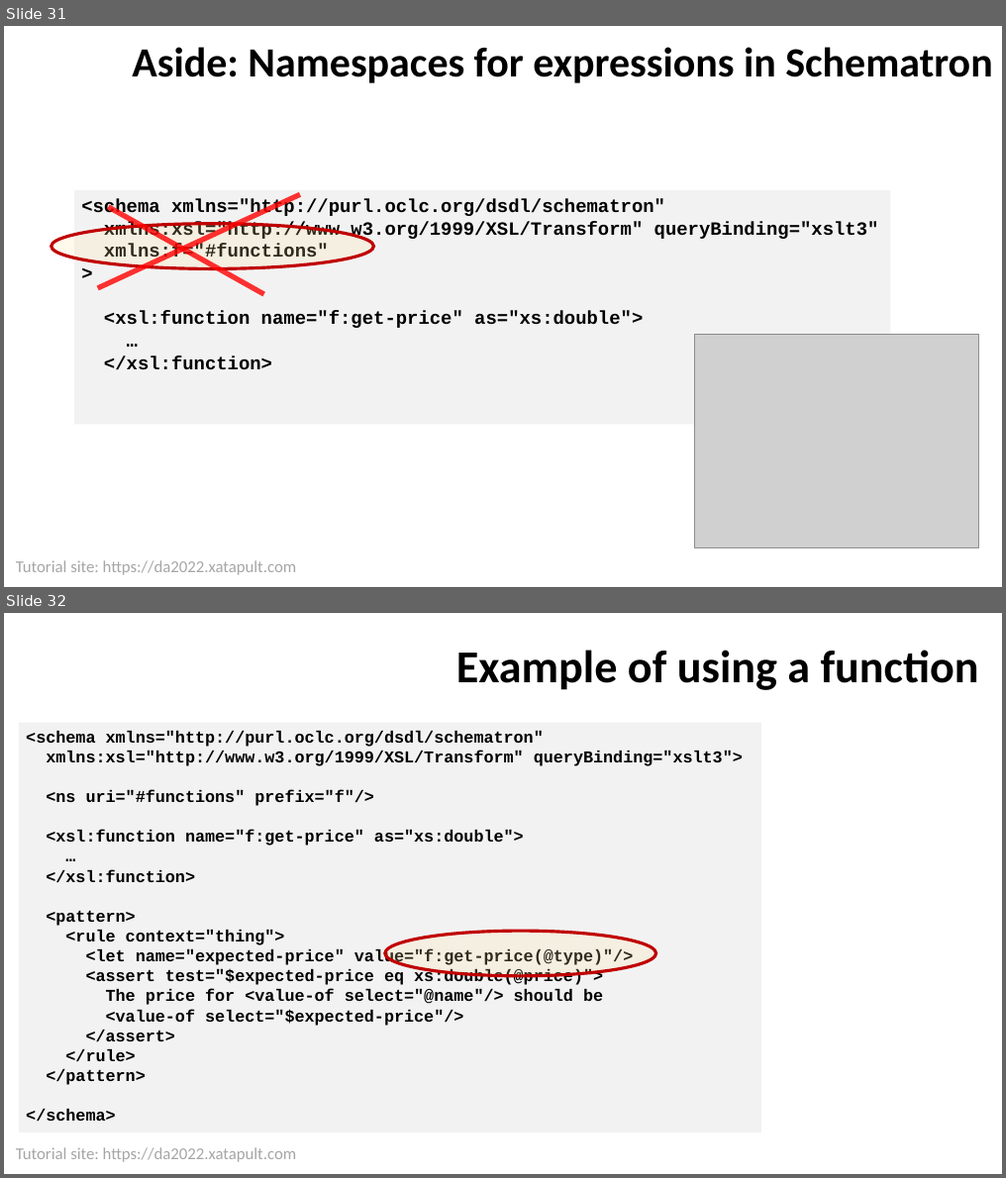
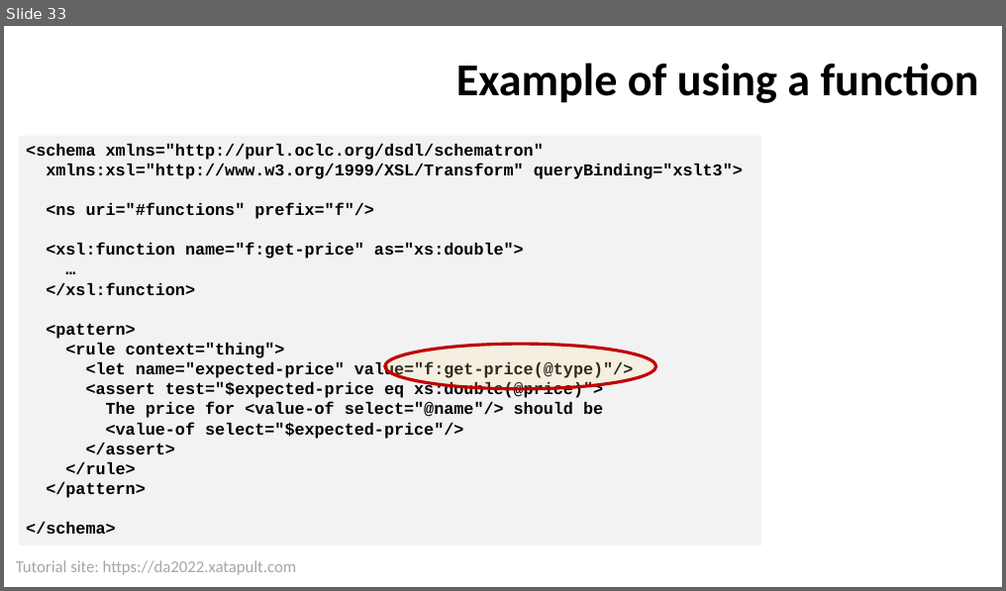
Before and after one commit to xatapult/da-2022-schematron, a slide deck: presentation/Schematron Tutorial DA 2022.pptx. Shown one above the other, each under a label of ours: slides 31 and 32 before the commit, slide 33 after it. The pictures are 1006x1178 and 1006x591 pixels, drawn with LibreOffice and Linux fonts; fonts in the diff are those of the drawing; grey boxes stand for pictures; background and template pictures are left out. Boxes give left, top, right and bottom in pixels: in the first picture for what was removed or moved away, otherwise in the second. Text is boxed around its words. In the diff, an @@ line names an element or a change of style, - is before the commit and + after.

```diff
--- a/presentation/Schematron Tutorial DA 2022.pptx
+++ b/presentation/Schematron Tutorial DA 2022.pptx
@@ slide 31 removed at [4, 26, 1002, 587], background #FFFFFF; not listed: 1 template element that a slide beside it also shows @@
@@ title removed at [132, 47, 992, 83] @@
-Aside: Namespaces for expressions in Schematron
@@ rectangle removed at [74, 190, 891, 424] @@
-<schema xmlns="http://purl.oclc.org/dsdl/schematron"
-xmlns:xsl="http://www.w3.org/1999/XSL/Transform" queryBinding="xslt3"
-xmlns:f="#functions"
->
-<xsl:function name="f:get-price" as="xs:double">
-…
-</xsl:function>
@@ line removed from (98, 288) to (300, 194) @@
@@ ellipse removed at [52, 224, 374, 270] @@
@@ line removed from (263, 294) to (108, 207) @@
@@ picture removed at [694, 335, 979, 548] @@
@@ what was slide 32 is now slide 33 @@
```
Also in this commit, not shown: 7 slides changed, 6 slides added, 4 other slides removed, 27 other files.
